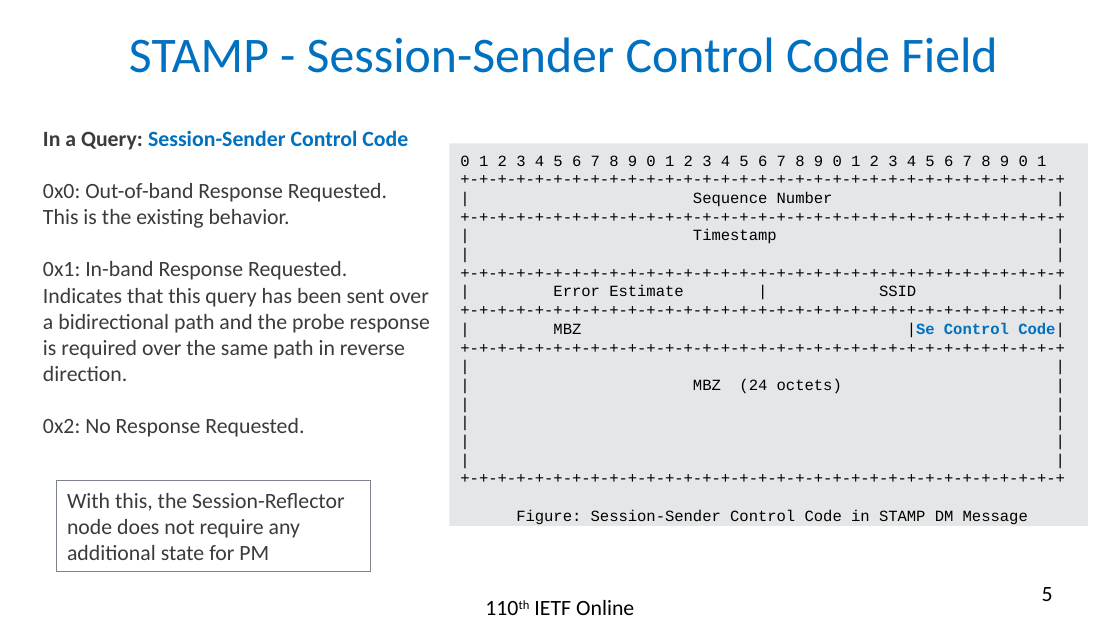
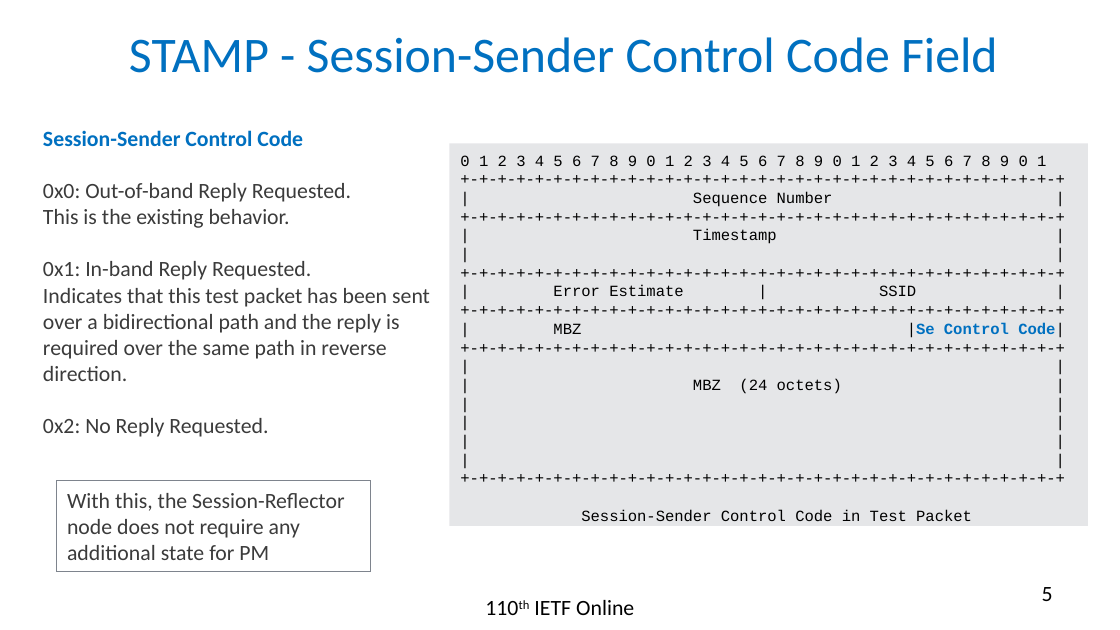
Before and after one commit to rakgandhi/ietf-slides, a slide deck: slide 5 of draft-gandhi-ippm-stamp-srpm-01.pptx. Drawn at 1120x630 pixels with LibreOffice and Linux fonts; fonts in the diff are those of the drawing. Boxes give left, top, right and bottom in pixels: in the first picture for what was removed or moved away, otherwise in the second. Text is boxed around its words. In the diff, an @@ line names an element or a change of style, - is before the commit and + after.

```diff
--- a/draft-gandhi-ippm-stamp-srpm-01.pptx
+++ b/draft-gandhi-ippm-stamp-srpm-01.pptx
@@ text at (43, 130, 351, 202): text changed; bold off @@
-In a Query: Session-Sender Control Code
-0x0: Out-of-band Response Requested.
+Session-Sender Control Code
+0x0: Out-of-band Reply Requested.
@@ text at (43, 261, 430, 437): text changed @@
-0x1: In-band Response Requested.
-Indicates that this query has been sent over a bidirectional path and the probe response is required over the same path in reverse direction.
-0x2: No Response Requested.
+0x1: In-band Reply Requested.
+Indicates that this test packet has been sent over a bidirectional path and the reply is required over the same path in reverse direction.
+0x2: No Reply Requested.
@@ text in rectangle at (581, 509, 972, 522): text changed @@
-Figure: Session-Sender Control Code in STAMP DM Message
+Session-Sender Control Code in Test Packet
```
Also in this commit, not shown: 5 other slides changed, 3 other files.
